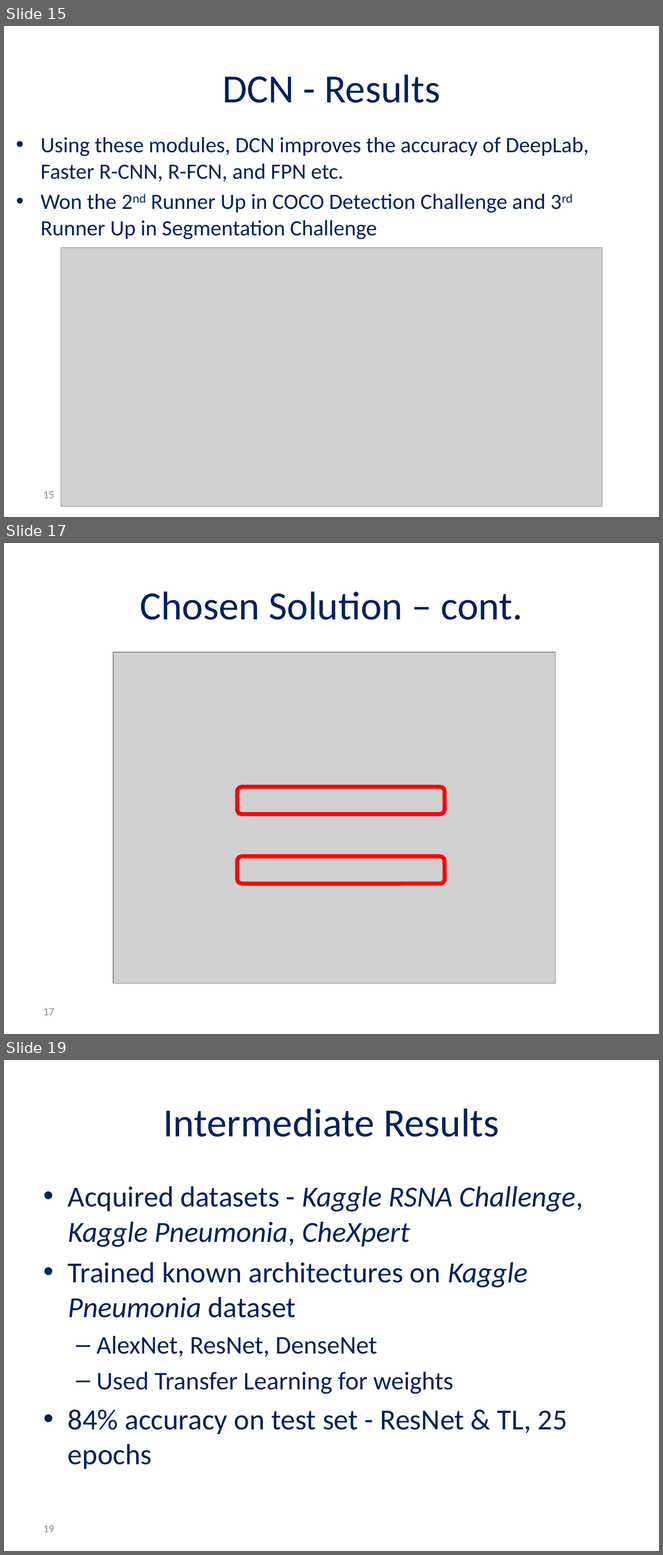
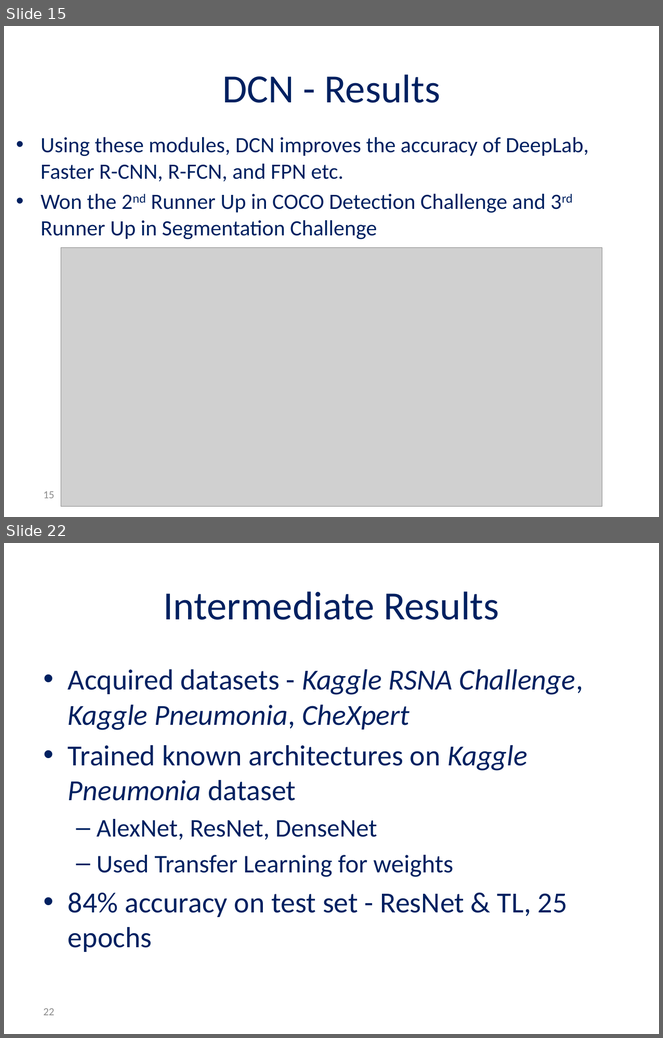
Before and after one commit to andyro2/Pneumonia-Detection-from-Chest-X-Rays-with-Robustness-to-Deformations, a slide deck: MidPresentation_Andy_Or.pptx. Shown one above the other, each under a label of ours: slides 15, 17 and 19 before the commit, slides 15 and 22 after it; the slides between them are not shown. The pictures are 663x1555 and 663x1038 pixels, drawn with LibreOffice and Linux fonts; fonts in the diff are those of the drawing; grey boxes stand for pictures; background and template pictures are left out. Boxes give left, top, right and bottom in pixels: in the first picture for what was removed or moved away, otherwise in the second. Text is boxed around its words. In the diff, an @@ line names an element or a change of style, - is before the commit and + after.

```diff
--- a/MidPresentation_Andy_Or.pptx
+++ b/MidPresentation_Andy_Or.pptx
@@ slide 17 removed at <box>4,543,659,1034</box>, background #FFFFFF @@
@@ title removed at <box>140,591,523,620</box> @@
-Chosen Solution – cont.
@@ picture removed at <box>113,652,556,984</box> @@
@@ rounded rectangle removed at <box>237,787,445,814</box> @@
@@ rounded rectangle removed at <box>237,857,445,884</box> @@
@@ page number removed at <box>44,1008,54,1016</box> @@
-17
@@ what was slide 19 is now slide 22 @@
@@ page number at <box>44,1008,54,1016</box>: text changed @@
-19
+22
```
Also in this commit, not shown: 3 slides changed, 3 slides added, 2 other slides removed.
